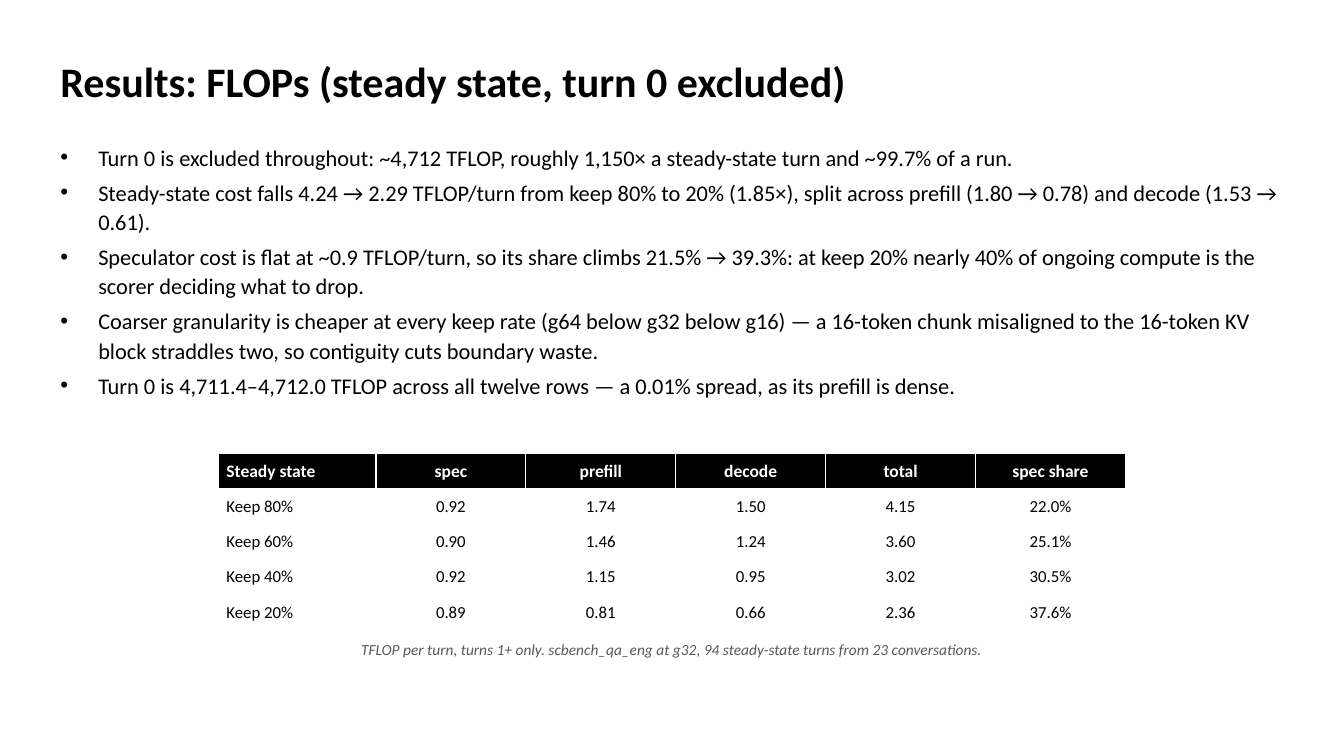
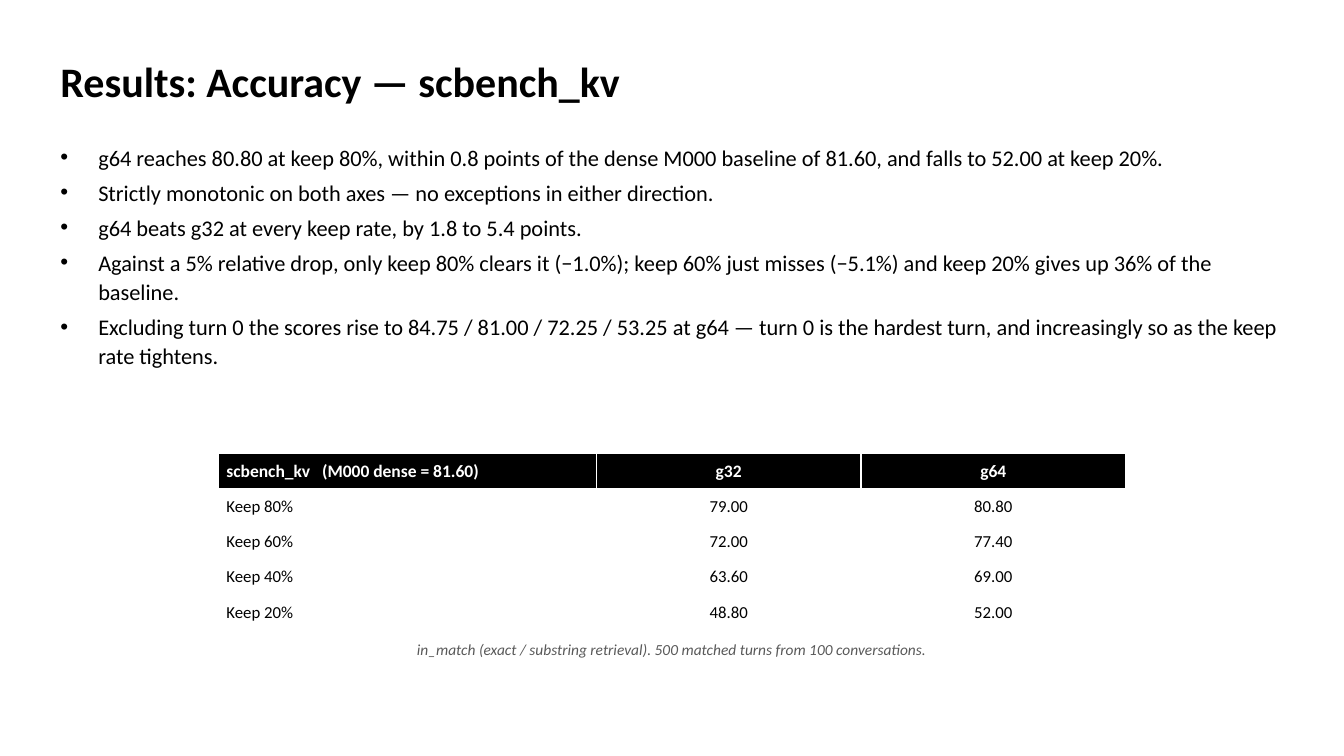
Before and after one commit to MS-Feeds/vllm-msn, a slide deck: slide 26 of benchmarks/spec_prefill_multi_turn/spec_prefill_multi_turn_template.pptx (slide 24 before the commit). Drawn at 1344x756 pixels with LibreOffice and Linux fonts; fonts in the diff are those of the drawing. Boxes give left, top, right and bottom in pixels: in the first picture for what was removed or moved away, otherwise in the second. Text is boxed around its words. In the diff, an @@ line names an element or a change of style, - is before the commit and + after.

```diff
--- a/benchmarks/spec_prefill_multi_turn/spec_prefill_multi_turn_template.pptx
+++ b/benchmarks/spec_prefill_multi_turn/spec_prefill_multi_turn_template.pptx
@@ text at [60, 67, 619, 104]: text changed @@
-Results: FLOPs (steady state, turn 0 excluded)
+Results: Accuracy — scbench_kv
@@ text at [98, 150, 1276, 368]: text changed @@
-• Turn 0 is excluded throughout: ~4,712 TFLOP, roughly 1,150× a steady-state turn and ~99.7% of a run.
-• Steady-state cost falls 4.24 → 2.29 TFLOP/turn from keep 80% to 20% (1.85×), split across prefill (1.80 → 0.78) and decode (1.53 → 0.61).
-• Speculator cost is flat at ~0.9 TFLOP/turn, so its share climbs 21.5% → 39.3%: at keep 20% nearly 40% of ongoing compute is the scorer deciding what to drop.
-• Coarser granularity is cheaper at every keep rate (g64 below g32 below g16) — a 16-token chunk misaligned to the 16-token KV block straddles two, so contiguity cuts boundary waste.
-• Turn 0 is 4,711.4–4,712.0 TFLOP across all twelve rows — a 0.01% spread, as its prefill is dense.
+• g64 reaches 80.80 at keep 80%, within 0.8 points of the dense M000 baseline of 81.60, and falls to 52.00 at keep 20%.
+• Strictly monotonic on both axes — no exceptions in either direction.
+• g64 beats g32 at every keep rate, by 1.8 to 5.4 points.
+• Against a 5% relative drop, only keep 80% clears it (−1.0%); keep 60% just misses (−5.1%) and keep 20% gives up 36% of the baseline.
+• Excluding turn 0 the scores rise to 84.75 / 81.00 / 72.25 / 53.25 at g64 — turn 0 is the hardest turn, and increasingly so as the keep rate tightens.
@@ table at [219, 454, 1125, 630] @@
-column 1: Steady state | Keep 80% | Keep 60% | Keep 40% | Keep 20%
-column 2: spec | 0.92 | 0.90 | 0.92 | 0.89
-column 3: prefill | 1.74 | 1.46 | 1.15 | 0.81
-column 4: decode | 1.50 | 1.24 | 0.95 | 0.66
-column 5: total | 4.15 | 3.60 | 3.02 | 2.36
-column 6: spec share | 22.0% | 25.1% | 30.5% | 37.6%
+column 1: scbench_kv (M000 dense = 81.60) | Keep 80% | Keep 60% | Keep 40% | Keep 20%
+column 2: g32 | 79.00 | 72.00 | 63.60 | 48.80
+column 3: g64 | 80.80 | 77.40 | 69.00 | 52.00
@@ text at [417, 644, 926, 658]: text changed @@
-TFLOP per turn, turns 1+ only. scbench_qa_eng at g32, 94 steady-state turns from 23 conversations.
+in_match (exact / substring retrieval). 500 matched turns from 100 conversations.
```
Also in this commit, not shown: 9 other slides changed, 6 slides added, 2 slides removed, 12 other files.
